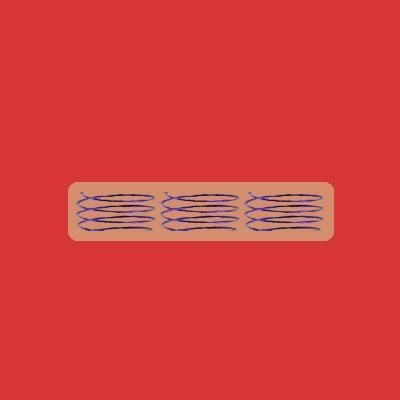
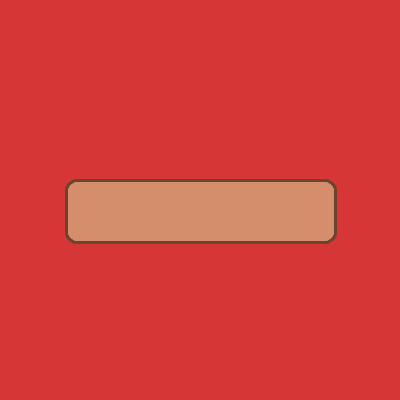
The second (400, 400) image is a revision of the first. Changes to its layers:
hid group "弹簧挡板" (4 layers) over bbox(68, 182, 334, 241)
showed "圖層 1" over bbox(68, 182, 334, 241)
